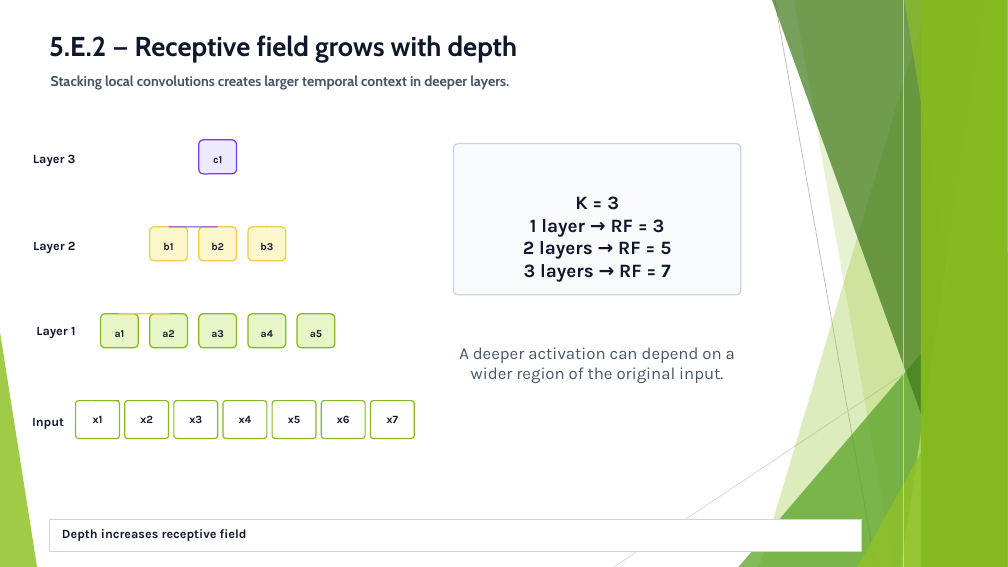
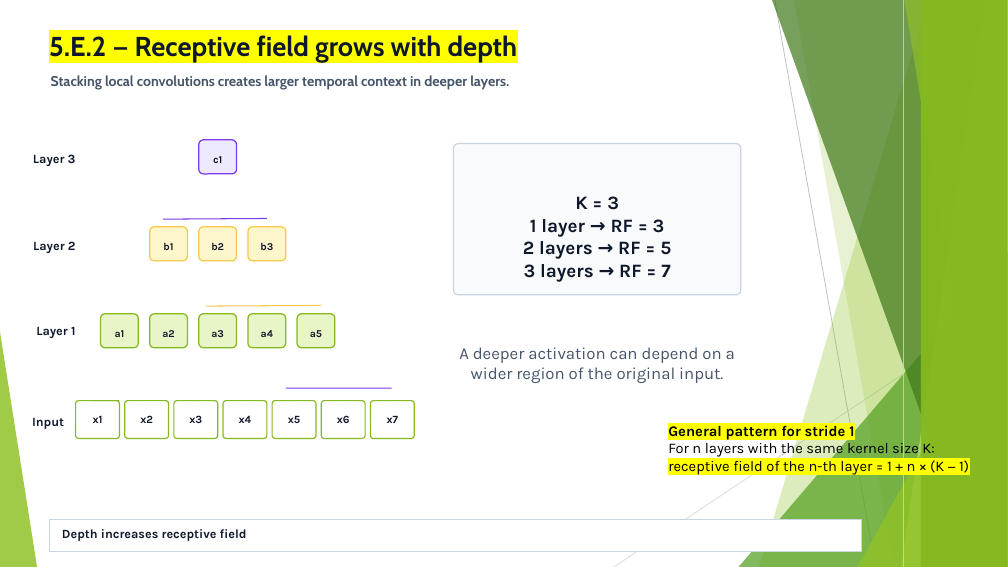
Before and after one commit to FranzGH/timeseries, a slide deck: slide 107 of Slides/05 CNNs.pptx. Drawn at 1008x567 pixels with LibreOffice and Linux fonts; fonts in the diff are those of the drawing. Boxes give left, top, right and bottom in pixels: in the first picture for what was removed or moved away, otherwise in the second. Text is boxed around its words. In the diff, an @@ line names an element or a change of style, - is before the commit and + after.

```diff
--- a/Slides/05 CNNs.pptx
+++ b/Slides/05 CNNs.pptx
@@ text "5.E.2 — Receptive field grows ..." at <box>49,35,518,62</box>: highlight none to #FFFF00 @@
@@ line moved from (169, 227) - (218, 227) to (163, 219) - (267, 219) @@
@@ line moved from (119, 314) - (169, 314) to (206, 306) - (321, 306) @@
@@ line added from (286, 388) to (392, 388), #7C3AED 1 pt @@
@@ text added at <box>668,422,969,475</box>, 14 pt, text #000000 @@
+General pattern for stride 1
+For n layers with the same kernel size K:
+receptive field of the n-th layer = 1 + n × (K − 1)
```
Also in this commit, not shown: 118 other slides changed, 3 slides added, 1 slide removed, 3 other files.
